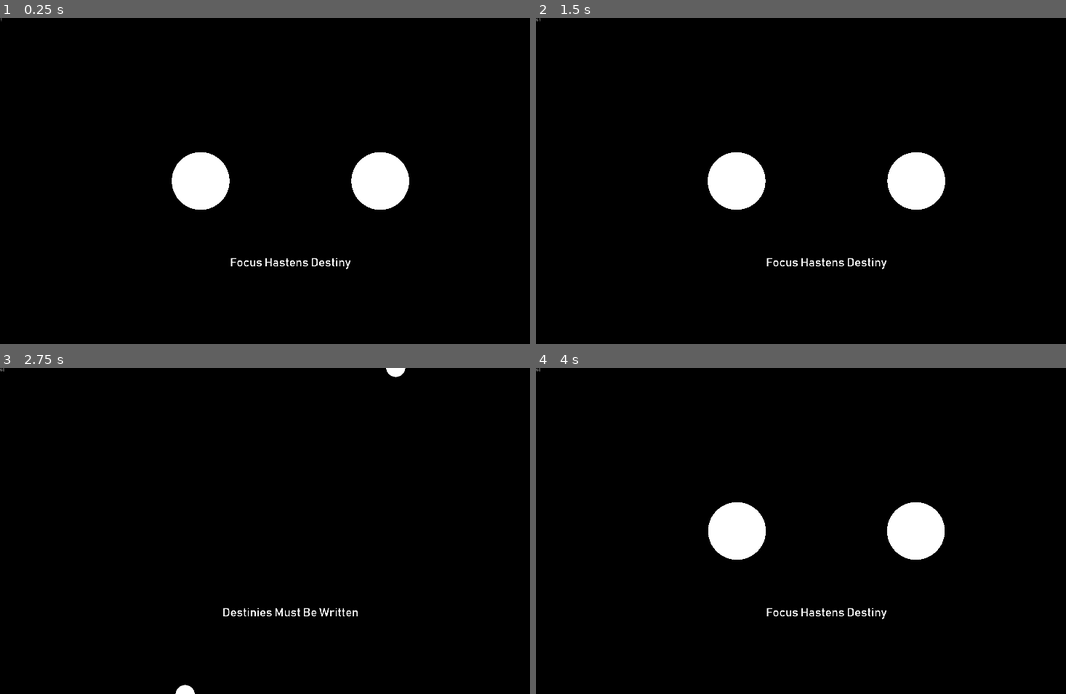
Above: before the commit, frames 1-4 (two rows, left to right).
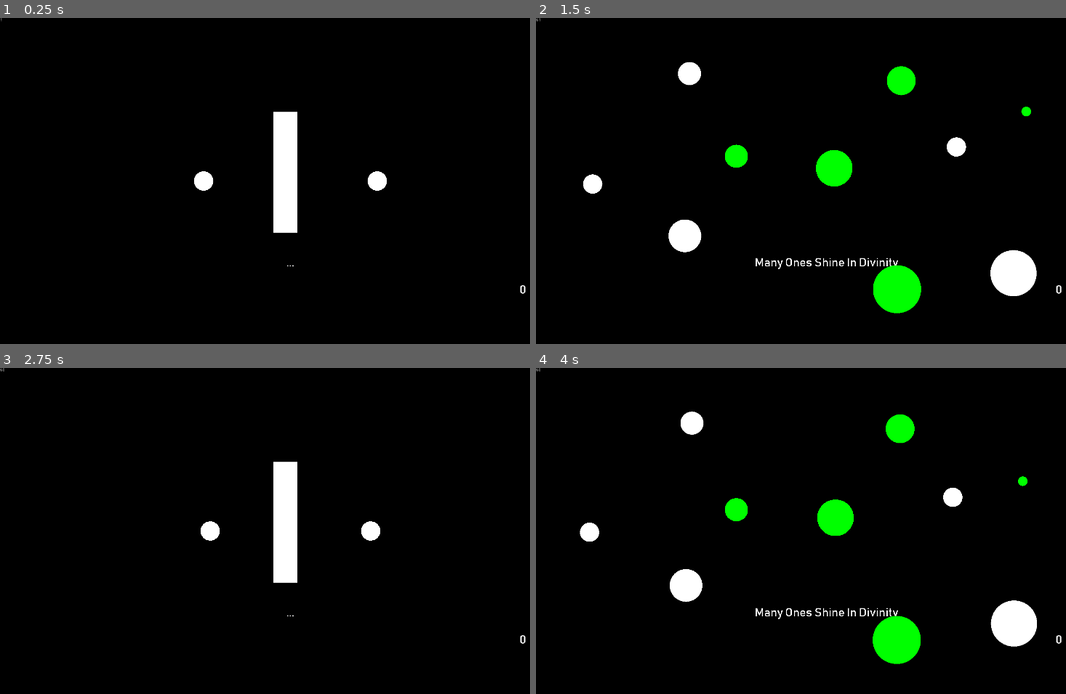
Above: after the commit, the same moments.

Repository: Dark-Gran/Spirit-Circles
Game: Godot game, scene res://src/Main.tscn
The game is run twice, just before and just after one commit, with the same random seed, the same clock (stepped at 60 frames per second) and the same inputs.
Inputs (mouse positions are in pixels of both pictures, inside the frame that each line leads up to):
- Up to frame 1 (0.25 s): no input
- Up to frame 2 (1.5 s): move the mouse to (954, 164) at 0.52 s; hold Right (ui_right) 0.53-1.28 s; tap Space (ui_accept) at 0.77 s; move the mouse to (710, 197) at 1.27 s; hold Left (ui_left) from 1.28 s (still down)
- Up to frame 3 (2.75 s): tap Space (ui_accept) at 1.52 s; move the mouse to (349, 459) at 2.02 s; release Left (ui_left) at 2.03 s; hold Right (ui_right) from 2.03 s (still down)
- Up to frame 4 (4 s): move the mouse to (795, 596) at 2.77 s; tap Space (ui_accept) at 3.02, 3.77 s; move the mouse to (1002, 579) at 3.52 s; release Right (ui_right) at 3.53 s; hold Left (ui_left) from 3.53 s (still down)

The runs differ from the first frame. In frame 1, 4.7% of the frame differs, in the area x 32-100%, y 28-85%; in frame 2, 7.7%, in the area x 8-100%, y 13-91%; in frame 3, 2.5%; in frame 4, 7.6%.

Commit message:
added "wall" (+ collision update for circles: now using given CollisionShape2D)

Diff:
--- a/src/world/Circle.gd
+++ b/src/world/Circle.gd
@@ -152,7 +152,7 @@
 	while movement.length() > 0:
 		var collision = move_and_collide(movement, true, true, true)
 		if collision:
-			collide(collision.collider)
+			collide(collision)
 			move_and_collide(movement)
 			movement = collision.remainder
 		else:
@@ -161,7 +161,8 @@
 
 # COLLISIONS
 
-func collide(collider):
+func collide(collision):
+	var collider = collision.collider
 	if collider.is_in_group("circles"):
 		if !collider.merging_away && !merging_away:
 			var humbled = collider.size > size
@@ -174,35 +175,34 @@
 			# Split
 			elif color_type == ColorType.RED || collider.color_type == ColorType.RED:
 				if humbled:
-					color_reaction(collider, color_type)
+					color_reaction(collider, color_type, collision)
 				else:
-					color_reaction(collider, collider.color_type)
+					color_reaction(collider, collider.color_type, collision)
 			# Misc
 			elif collider.color_type != ColorType.WHITE && (color_type == ColorType.WHITE || humbled):
-				color_reaction(collider, collider.color_type)
-			else:
-				color_reaction(collider, color_type)
+				color_reaction(collider, collider.color_type, collision)
+			else:
+				color_reaction(collider, color_type, collision)
 		else:
 			collider.add_collision_exception_with(self)
 			add_collision_exception_with(collider)
 	else:
-		bounce(collider)
-
-func color_reaction(collider, color):
+		bounce(collision)
+
+func color_reaction(collider, color, collision):
 	match color:
 		ColorType.WHITE:
-			bounce(collider)
+			bounce(collision)
 		ColorType.GREEN:
-			bounce(collider)
+			bounce(collision)
 		ColorType.BLUE:
 			dance(collider)
 		ColorType.RED:
 			split(collider)
 
-func bounce(collider):
-	var collision_normal = (position-collider.position).normalized()
-	if collision_normal.dot(velocity) < 0:
-		velocity = velocity.bounce(collision_normal)
+func bounce(collision):
+	if collision.normal.dot(velocity) < 0:
+		velocity = velocity.bounce(collision.normal)
 		angle = rad2deg(velocity.angle())
 		refresh_velocity()
 
--- /dev/null
+++ b/src/world/Wall.tscn
@@ -0,0 +1,14 @@
+[gd_scene load_steps=3 format=2]
+
+[sub_resource type="CubeMesh" id=1]
+size = Vector3( 20, 20, 2 )
+
+[sub_resource type="RectangleShape2D" id=2]
+
+[node name="Wall" type="StaticBody2D"]
+
+[node name="MeshInstance2D" type="MeshInstance2D" parent="."]
+mesh = SubResource( 1 )
+
+[node name="CollisionShape2D" type="CollisionShape2D" parent="."]
+shape = SubResource( 2 )
--- a/src/world/World.gd
+++ b/src/world/World.gd
@@ -21,7 +21,7 @@
 
 func _ready():
 	enable_continue(false)
-	level_id = 1
+	level_id = 6
 	move_to_level(level_id)
 
 func reload_level():
--- /dev/null
+++ b/src/world/levels/Level_006.tscn
@@ -0,0 +1,25 @@
+[gd_scene load_steps=4 format=2]
+
+[ext_resource path="res://src/world/Circle.tscn" type="PackedScene" id=1]
+[ext_resource path="res://src/world/levels/Level.gd" type="Script" id=2]
+[ext_resource path="res://src/world/Wall.tscn" type="PackedScene" id=3]
+
+[node name="Level" type="Node2D"]
+script = ExtResource( 2 )
+
+[node name="Circles" type="Node2D" parent="."]
+
+[node name="Circle" parent="Circles" instance=ExtResource( 1 )]
+position = Vector2( 662, 540 )
+size = 10.0
+
+[node name="Circle2" parent="Circles" instance=ExtResource( 1 )]
+position = Vector2( 1258, 540 )
+angle = 180
+size = 10.0
+
+[node name="Statics" type="Node2D" parent="."]
+
+[node name="Wall" parent="Statics" instance=ExtResource( 3 )]
+position = Vector2( 942.915, 511.143 )
+scale = Vector2( 4, 20 )
